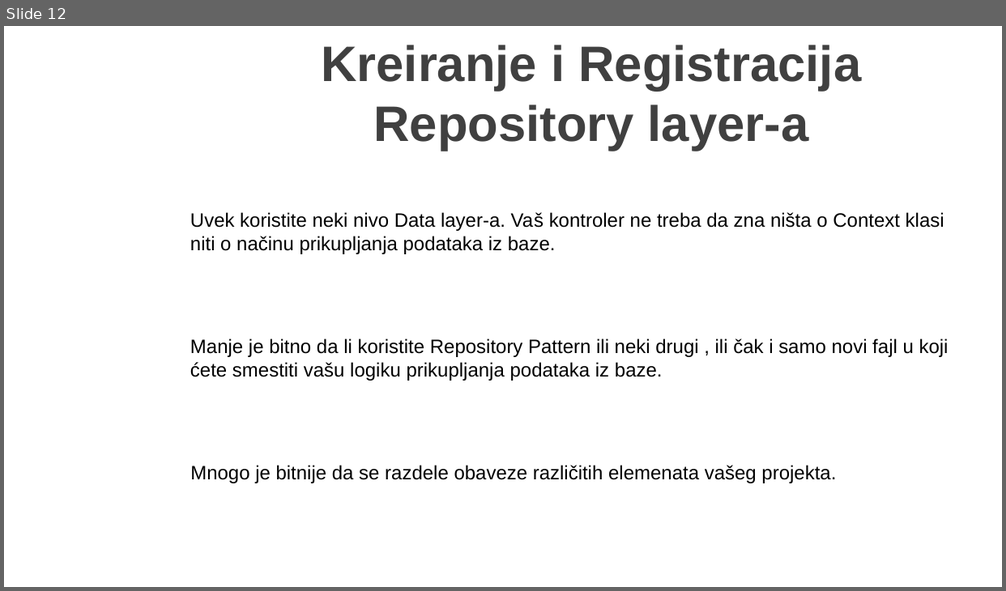
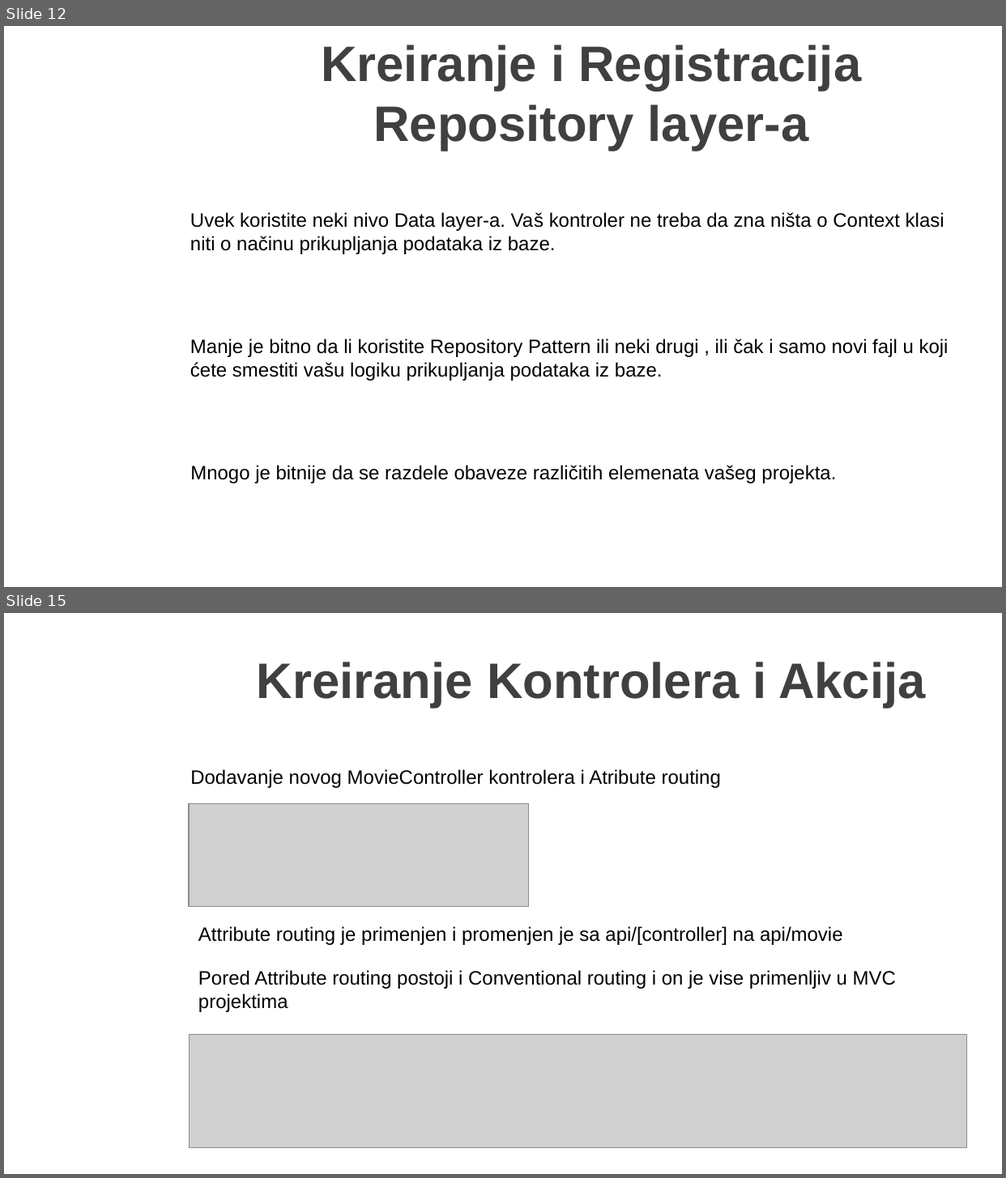
Before and after one commit to MarinkoSpasojevic/predavanje-netcore-angular, a slide deck: .NET Core i Angular Web Dev.pptx. Shown one above the other, each under a label of ours: slide 12 before the commit, slides 12 and 15 after it; the slides between them are not shown. The pictures are 1006x591 and 1006x1178 pixels, drawn with LibreOffice and Linux fonts; fonts in the diff are those of the drawing; grey boxes stand for pictures; background and template pictures are left out. Boxes give left, top, right and bottom in pixels: in the first picture for what was removed or moved away, otherwise in the second. Text is boxed around its words. In the diff, an @@ line names an element or a change of style, - is before the commit and + after.

```diff
--- a/.NET Core i Angular Web Dev.pptx
+++ b/.NET Core i Angular Web Dev.pptx
@@ slide 15 added at (4,613,1002,1174), background picture (left out) @@
@@ title added at (257,662,925,708), 36 pt, text #404040, bold @@
+Kreiranje Kontrolera i Akcija
@@ text added at (190,769,721,788), 14 pt, text #000000 @@
+Dodavanje novog MovieController kontrolera i Atribute routing
@@ picture added at (189,803,529,906) @@
@@ text added at (198,926,843,945), 14 pt, text #000000 @@
+Attribute routing je primenjen i promenjen je sa api/[controller] na api/movie
@@ text added at (198,970,896,1012), 14 pt, text #000000 @@
+Pored Attribute routing postoji i Conventional routing i on je vise primenljiv u MVC
+projektima
@@ picture added at (189,1035,967,1149) @@
```
Also in this commit, not shown: 2 slides changed, 8 other slides added, 18 other files.
